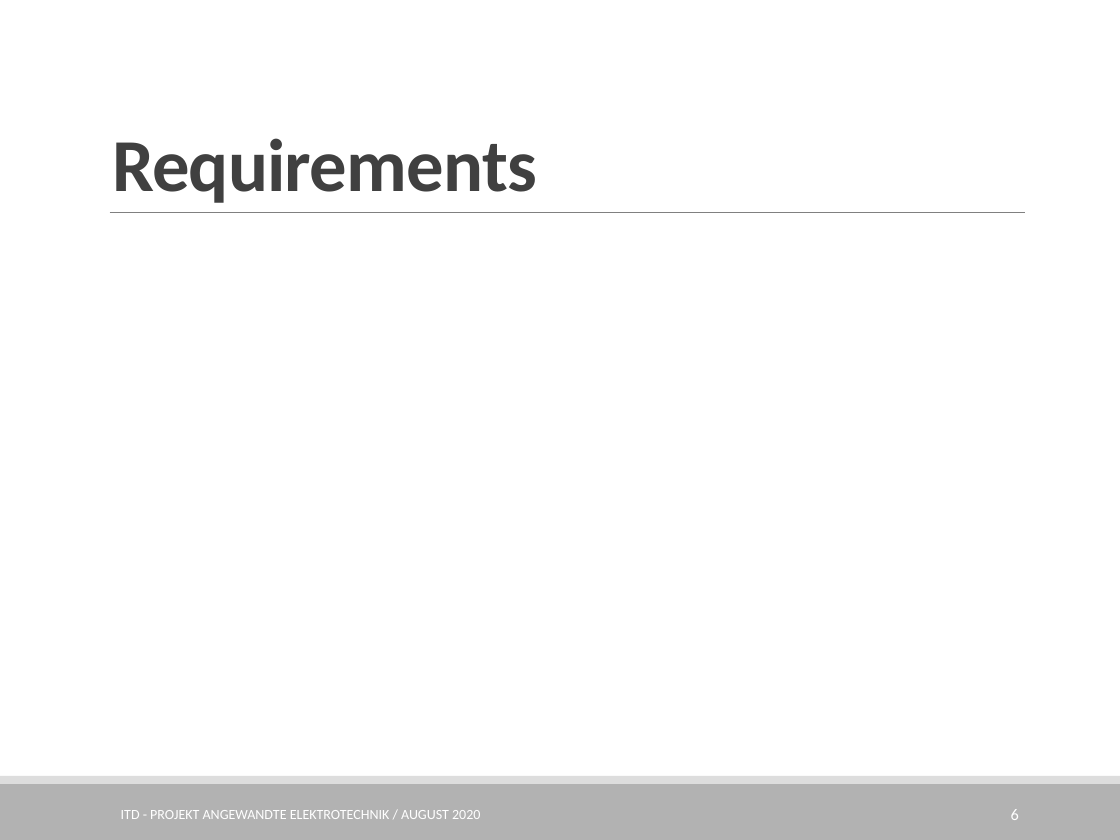
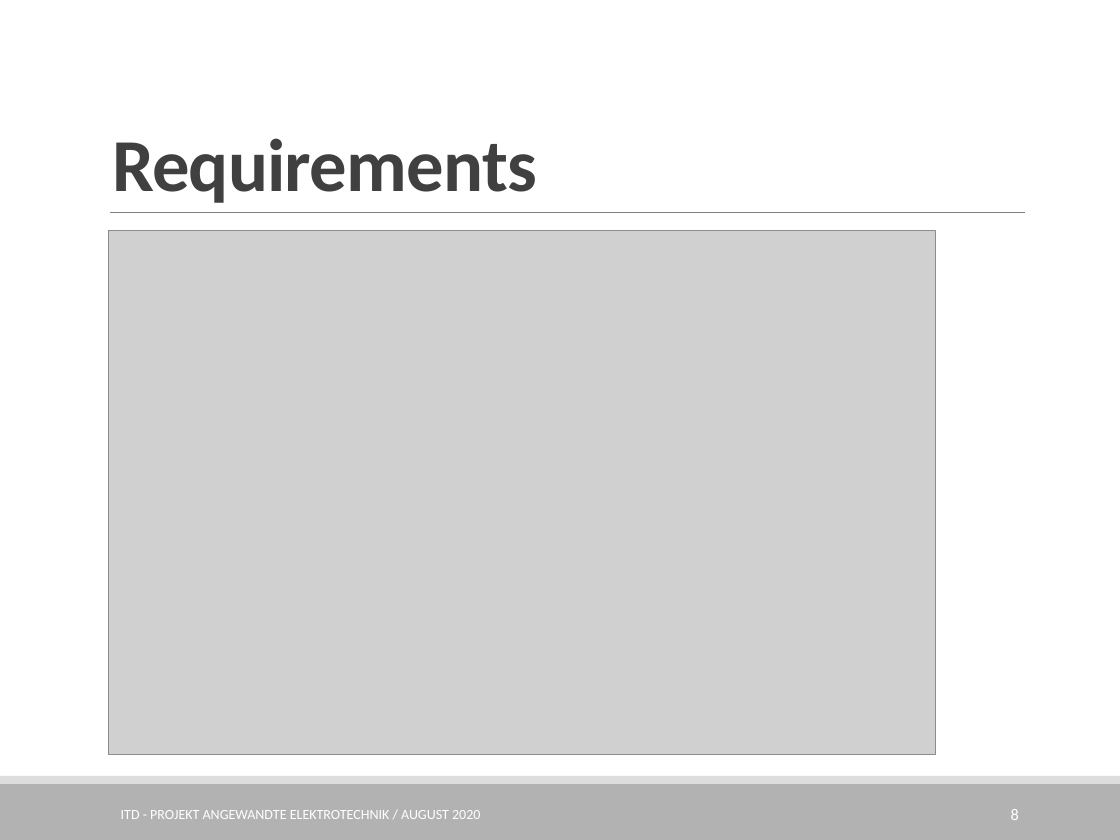
Before and after one commit to BrunoBerger/Rescue-Robot, a slide deck: slide 8 of Präsentation/Project_RescueRobot.pptx (slide 6 before the commit). Drawn at 1120x840 pixels with LibreOffice and Linux fonts; fonts in the diff are those of the drawing; grey boxes stand for pictures; background and template pictures are left out. Boxes give left, top, right and bottom in pixels: in the first picture for what was removed or moved away, otherwise in the second. Text is boxed around its words. In the diff, an @@ line names an element or a change of style, - is before the commit and + after.

```diff
--- a/Präsentation/Project_RescueRobot.pptx
+++ b/Präsentation/Project_RescueRobot.pptx
@@ picture added at box(109, 231, 936, 754) @@
@@ page number at box(1011, 809, 1019, 820): text changed @@
-6
+8
```
Also in this commit, not shown: 2 other slides changed, 3 slides added, 6 other files.
